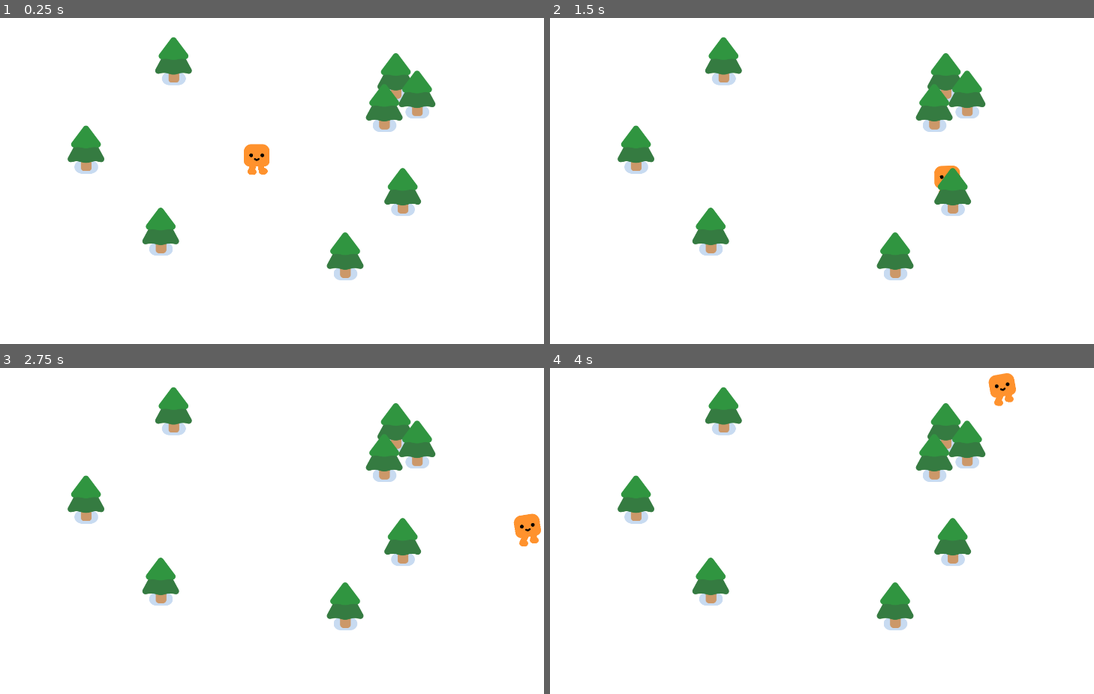
Above: before the commit, frames 1-4 (two rows, left to right).
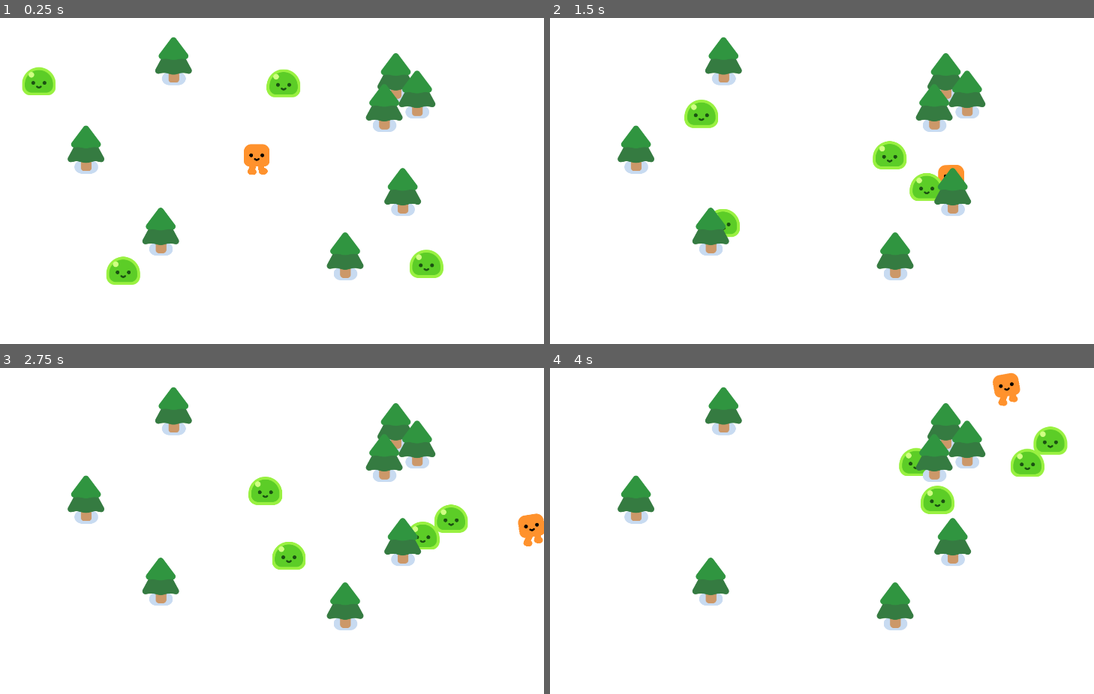
Above: after the commit, the same moments.

Repository: CP-SDBG/2d-project-start
Game: Godot game, scene res://survivors_game.tscn
The game is run twice, just before and just after one commit, with the same random seed, the same clock (stepped at 60 frames per second) and the same inputs.
Inputs:
- Up to frame 1 (0.25 s): no input
- Up to frame 2 (1.5 s): hold D (move_right) 0.53-1.28 s; hold S (move_down) from 1.28 s (still down)
- Up to frame 3 (2.75 s): release S (move_down) at 2.03 s; hold D (move_right) from 2.03 s (still down)
- Up to frame 4 (4 s): release D (move_right) at 2.78 s; hold W (move_up) 2.78-3.53 s; hold A (move_left) from 3.53 s (still down)

The runs differ from the first frame. In frame 1, 1.8% of the frame differs, in the area x 4-82%, y 14-82%; in frame 2, 1.7%; in frame 3, 2.0%, in the area x 45-100%, y 33-63%; in frame 4, 1.9%.

Commit message:
timestamp 59:20

Diff:
--- /dev/null
+++ b/mob.gd
@@ -0,0 +1,8 @@
+extends CharacterBody2D
+
+@onready var player = get_node("/root/Game/Player")
+
+func _physics_process(delta: float) -> void:
+	var direction = global_position.direction_to(player.global_position)
+	velocity = direction * 300.0
+	move_and_slide()
--- /dev/null
+++ b/mob.tscn
@@ -0,0 +1,16 @@
+[gd_scene load_steps=4 format=3 uid="uid://dcte0o0k7oye0"]
+
+[ext_resource type="Script" path="res://mob.gd" id="1_8e2ve"]
+[ext_resource type="PackedScene" uid="uid://ogik4s70pgwl" path="res://characters/slime/slime.tscn" id="1_fa04x"]
+
+[sub_resource type="CircleShape2D" id="CircleShape2D_s2cu0"]
+radius = 51.0098
+
+[node name="Mob" type="CharacterBody2D"]
+script = ExtResource("1_8e2ve")
+
+[node name="Slime" parent="." instance=ExtResource("1_fa04x")]
+
+[node name="CollisionShape2D" type="CollisionShape2D" parent="."]
+position = Vector2(0, -30)
+shape = SubResource("CircleShape2D_s2cu0")
--- a/survivors_game.tscn
+++ b/survivors_game.tscn
@@ -1,7 +1,8 @@
-[gd_scene load_steps=3 format=3 uid="uid://cr4yfs7ad8xj3"]
+[gd_scene load_steps=4 format=3 uid="uid://cr4yfs7ad8xj3"]
 
 [ext_resource type="PackedScene" uid="uid://s3nclbp71tp8" path="res://player.tscn" id="1_y7ien"]
 [ext_resource type="PackedScene" uid="uid://1hybo7rhubrg" path="res://pine_tree.tscn" id="2_vv0r6"]
+[ext_resource type="PackedScene" uid="uid://dcte0o0k7oye0" path="res://mob.tscn" id="3_1qblb"]
 
 [node name="Game" type="Node2D"]
 y_sort_enabled = true
@@ -39,3 +40,15 @@
 
 [node name="PineTree9" parent="." instance=ExtResource("2_vv0r6")]
 position = Vector2(1285, 855)
+
+[node name="Mob" parent="." instance=ExtResource("3_1qblb")]
+position = Vector2(234, 249)
+
+[node name="Mob2" parent="." instance=ExtResource("3_1qblb")]
+position = Vector2(1608, 898)
+
+[node name="Mob3" parent="." instance=ExtResource("3_1qblb")]
+position = Vector2(516, 929)
+
+[node name="Mob4" parent="." instance=ExtResource("3_1qblb")]
+position = Vector2(1111, 210)
